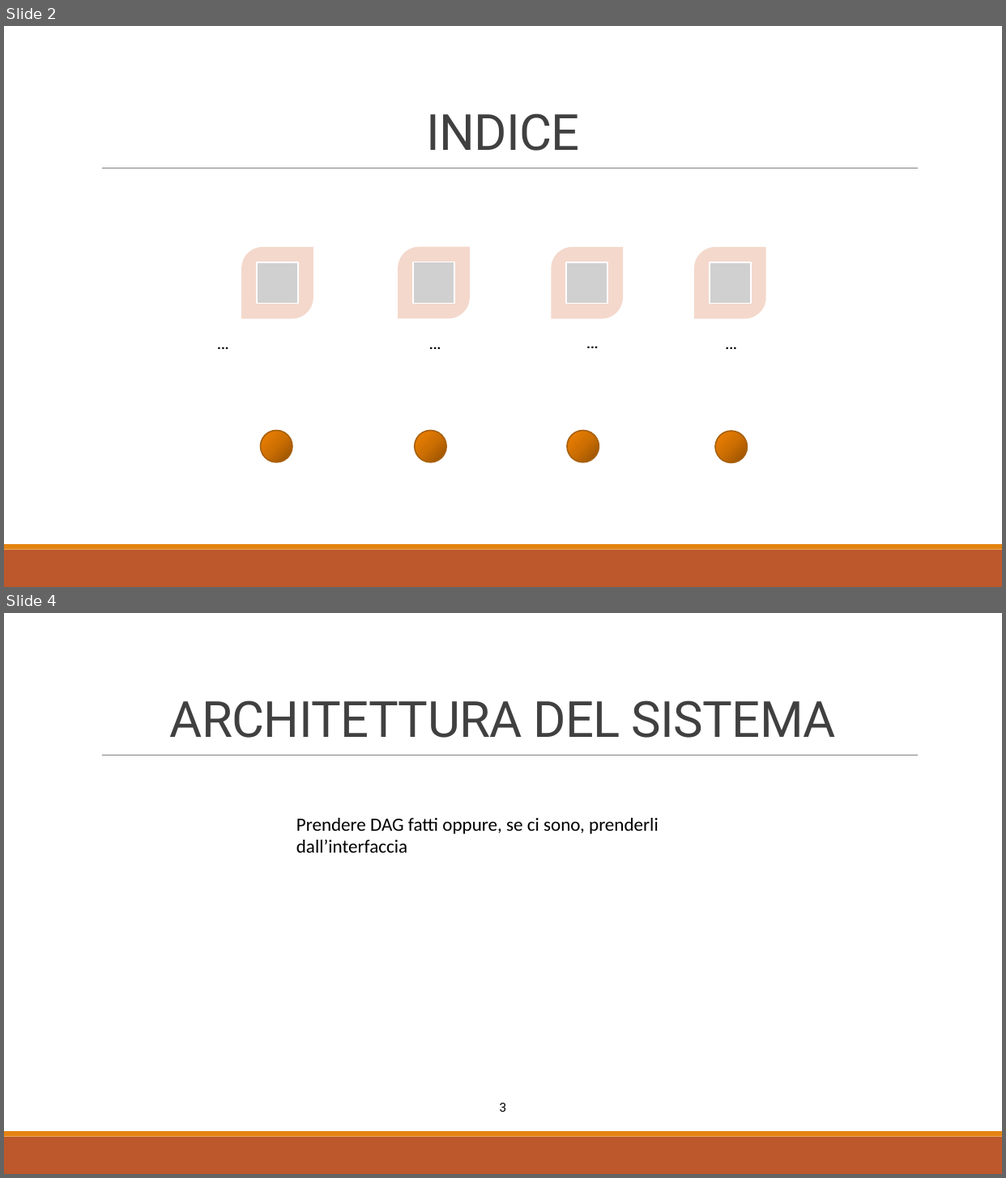
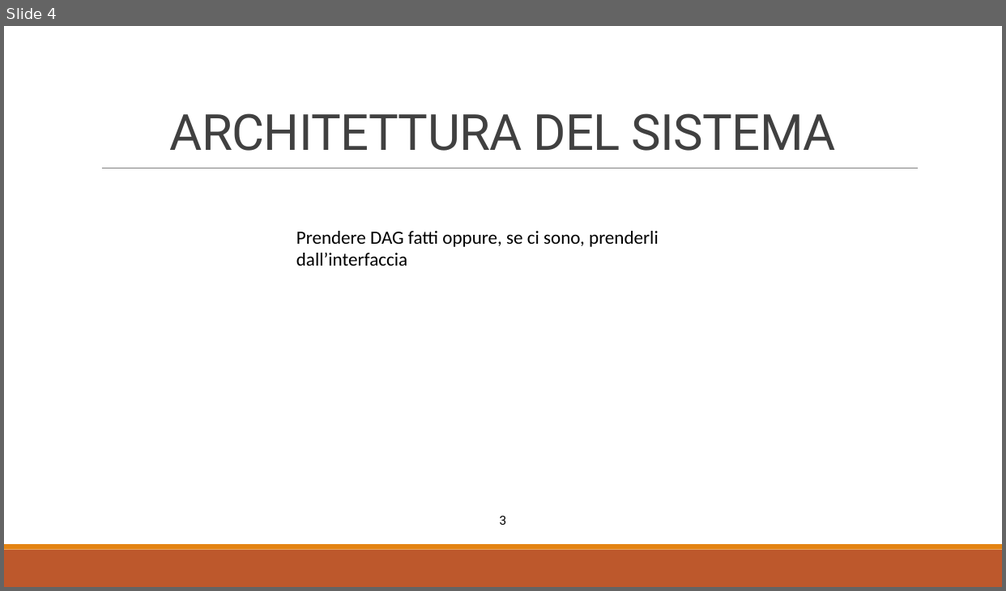
Before and after one commit to tizianotaglienti/sabd2021-project2, a slide deck: PROGETTO SABD 2.pptx. Shown one above the other, each under a label of ours: slides 2 and 4 before the commit, slide 4 after it; the slides between them are not shown. The pictures are 1006x1178 and 1006x591 pixels, drawn with LibreOffice and Linux fonts; fonts in the diff are those of the drawing; grey boxes stand for pictures. Boxes give left, top, right and bottom in pixels: in the first picture for what was removed or moved away, otherwise in the second. Text is boxed around its words. In the diff, an @@ line names an element or a change of style, - is before the commit and + after.

```diff
--- a/PROGETTO SABD 2.pptx
+++ b/PROGETTO SABD 2.pptx
@@ slide 2 removed at [4,26,1002,587], background #FFFFFF; not listed: 3 template elements that a slide beside it also shows @@
@@ title removed at [426,113,580,151] @@
-INDICE
@@ group removed at [241,247,766,318]: 4 round diag rects, 4 pictures @@
@@ text removed at [209,327,243,357] @@
-…
@@ text removed at [362,327,509,357] @@
-…
@@ text removed at [519,327,666,356] @@
-…
@@ text removed at [667,327,797,357] @@
-…
@@ ellipse removed at [261,431,293,463] @@
@@ ellipse removed at [414,431,446,463] @@
@@ ellipse removed at [567,431,599,463] @@
@@ ellipse removed at [715,431,748,463] @@
```
Also in this commit, not shown: 3 slides changed, 3 slides added.
